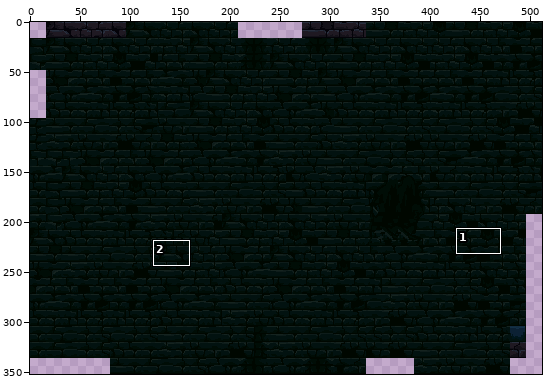
Two versions of one sprite sheet, night-knight/images/bg2.png. The first picture is a wide view before the edit; the outline marks the close-up.
Close-up. Before:
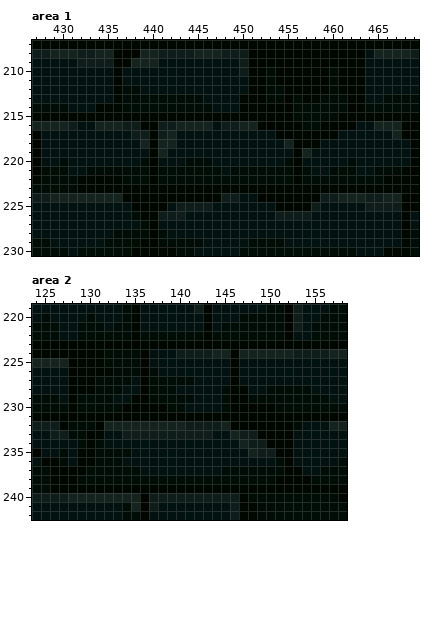
The file is 512x352 pixels. Colours within 5 levels of each other are drawn and written as one. Shown: area 1: x 427..469, y 207..230; area 2: x 124..158, y 219..242. The commit also changed other parts of the picture, which this record leaves out.
After the commit:
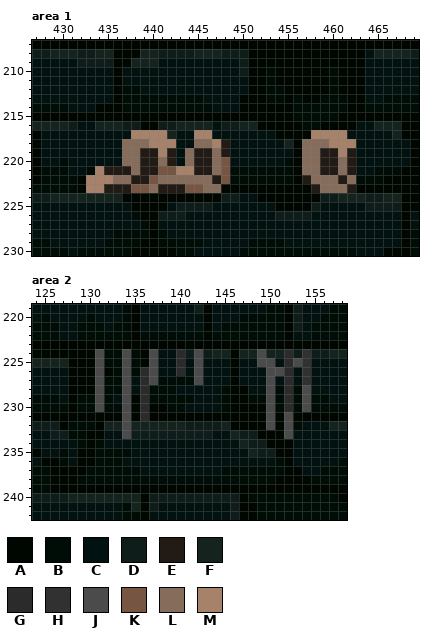
Palette (. is transparent): A #000700  B #000d06  C #021210  D #0e1c1a  E #221a15  F #15231f  G #2b2b2b  H #323131  J #4b4b4b  K #765543  L #866c5b  M #a7826b
Change:
--- area 1
@@ x 427..469 @@
 216 FFFFDCCFFFDDAADDFFFFCDDFFAAAAABBAAAACCFFFAA
-217 ACCCCCCCCCCDDADFCCCCCCCCCCCAAAAAAACCCCCCFAA
-218 ACCCCCCCCCCCFAFFCCCCCCCCCCCCFAAACCCCCCCCCCA
-219 ACCCCCCCCCCCCAFCCCCCCCCCCCCCCAFCCCCCCCCCCCA
-220 ACCBCCCCCCCCBACCCBBBCCCCCCCCBACCCCCBCCCCCCA
-221 ABBBCCBBBBBBBABBBBBBBCBBBBBBBABCCBBBCCBBBAA
-222 ABBBBAAAAABBBABBBBBBBBBBBBBBBABBBBBBBBBAAAA
-223 BBBBBAAAAAAAAAAAAAAAAAAAAAAAAAAAAAAAAAAAAAA
+217 ACCCCCCCCCCMMMMFCCMMCCCCCCCAAAAMMMMCCCCCFAA
+218 ACCCCCCCCCLLLMMMCCLLMECCCCCCFALLLMMMCCCCCCA
+219 ACCCCCCCCCLLEEMECLEELECCCCCCCALLEEMECCCCCCA
+220 ACCBCCCCCCLLEELECLEELKCCCCCCBALLEELECCCCCCA
+221 ABBBCCBMEEELEEKKMMEELKBBBBBBBALLEELECCBBBAA
+222 ABBBBAMMMLLEEKLLLLLLEKBBBBBBBAELLLELBBBAAAA
+223 BBBBBAMMEEEKKLEEEKKLLAAAAAAAAAAELLLEAAAAAAA
 224 DDFFFFFFFFAAAAAAAAAAADDCCAAAAAAADDFFFDDFFAA
--- area 2
@@ x 124..158 @@
 223 AAAAAAAAAAAAAAAAAAAAAAAAAAAAAAAAAAA
-224 AAAAAAAABBBBACCCDDDDFFAFFFFFFDDDDFF
-225 FFFFAAAABBBBACCCCCCCCCACCCCCCCCCCCC
-226 CCCCAAAAABBBABCCCCCCCCACCCCCCCCCCCC
-227 CCCCAAABBBBCABBBBBCCCCACCCCCCCCCCCC
-228 CCCCAAABBBCCABBBCCCCCBAACCBBBBBCCCC
-229 BBBCABBBBCCAABBBBBCCCBAABBBBBBBBBCC
-230 BBBBABBBBBAAAAABBCCCCBAAAAABBBBBBBB
-231 AAAAAAAAAAAAAAAAAAAAAAAAAAAAAAAAAAA
-232 DDDABBBAFFFFFFFFFDDDDFAAAAAAABCCCFF
-233 CCDDBBAACCDDDDDDDDDDCCFDDAAAACCCCCC
+224 AAAAAAAJBBJBAJCCGDJDFFAFFJFFGDHDDFF
+225 FFFFAAAJBBJBAJCCGCJCCCACCJJCGJHCCCC
+226 CCCCAAAJABJBGJCCGCJCCCACCCJJGCHCCCC
+227 CCCCAAAJBBJCGJBBBBJCCCACCCJCGCHCCCC
+228 CCCCAAAJBBJCGBBBCCCCCBAACCJBGBJCCCC
+229 BBBCABBJBCJAGBBBBBCCCBAABBJBGBJBBCC
+230 BBBBABBJBBJAGAABBCCCCBAAAAJBGBJBBBB
+231 AAAAAAAAAAJAGAAAAAAAAAAAAAJAJAAAAAA
+232 DDDABBBAFFJFFFFFFDDDDFAAAAJAJBCCCFF
+233 CCDDBBAACCJDDDDDDDDDCCFDDAAAJCCCCCC
 234 CCCCCBABCCCCCCCCCCCCCCCFDDAAACCCCCC
